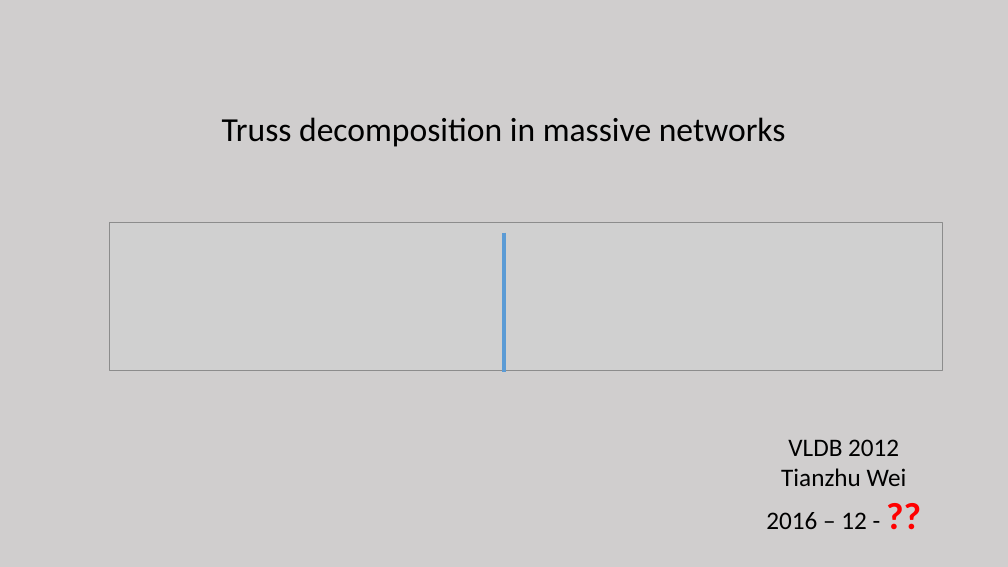
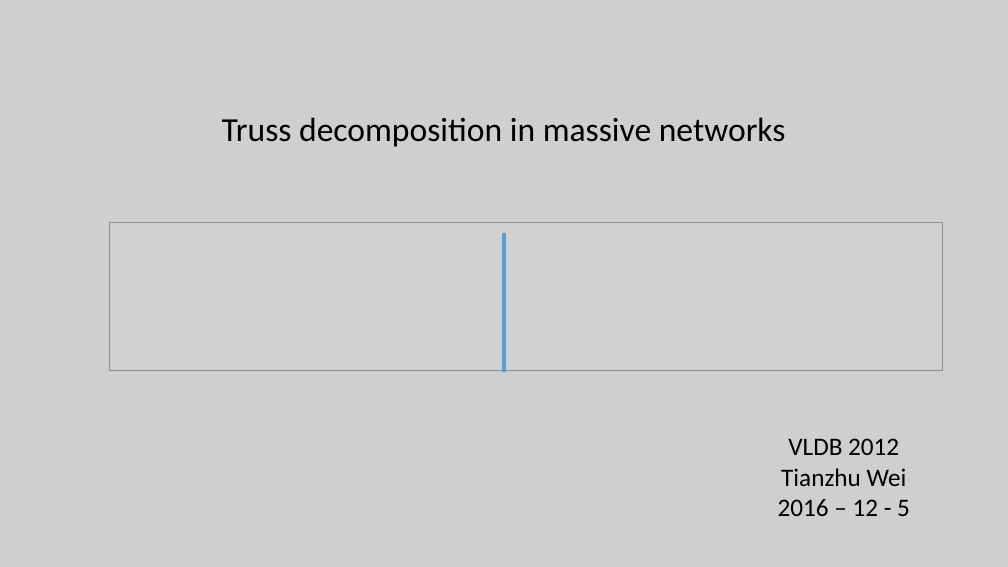
Before and after one commit to tianzhuwei/PPT, a slide deck: slide 1 of 魏天柱--Truss decomposition in massive networks .pptx. Drawn at 1008x567 pixels with LibreOffice and Linux fonts; fonts in the diff are those of the drawing; grey boxes stand for pictures. Boxes give left, top, right and bottom in pixels: in the first picture for what was removed or moved away, otherwise in the second. Text is boxed around its words. In the diff, an @@ line names an element or a change of style, - is before the commit and + after.

```diff
--- a/魏天柱--Truss decomposition in massive networks .pptx
+++ b/魏天柱--Truss decomposition in massive networks .pptx
@@ text at (778,499,910,516): text changed @@
-2016 – 12 - ??
+2016 – 12 - 5
```
Also in this commit, not shown: 11 other slides changed, 1 slide added, 1 slide removed.
